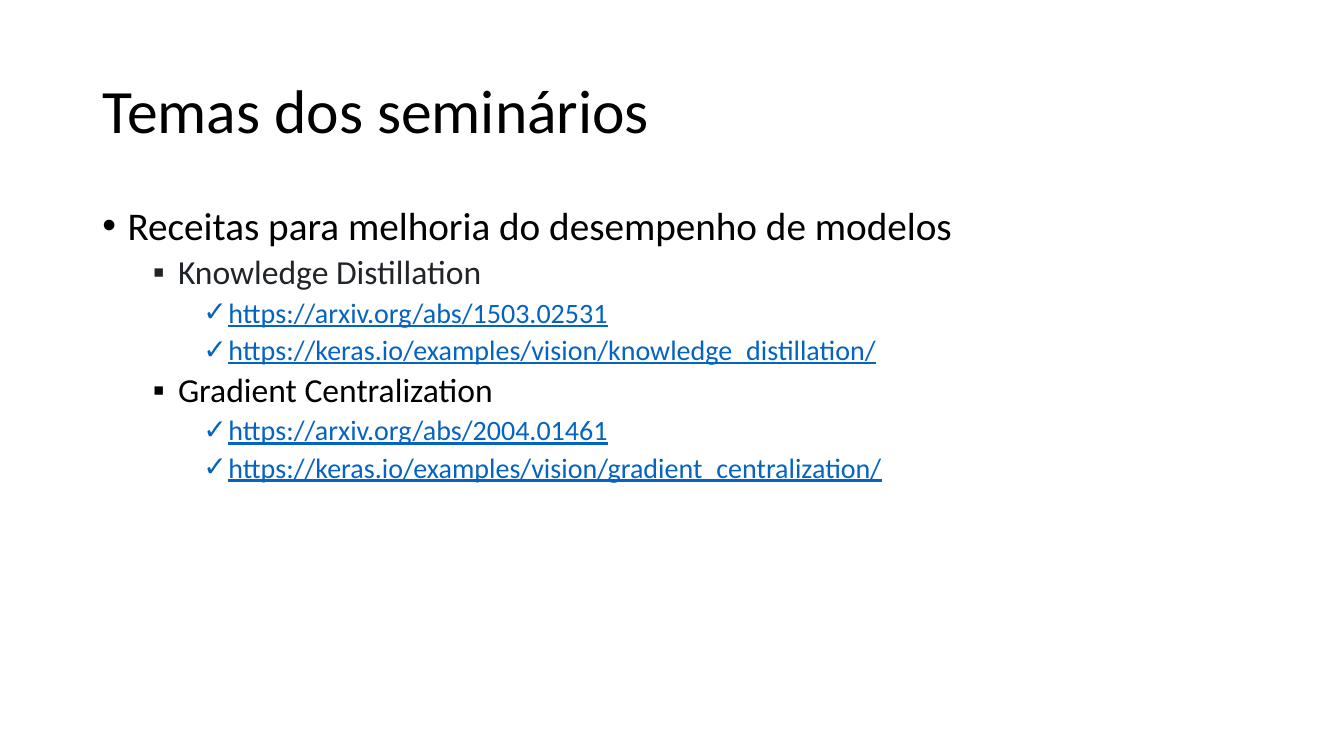
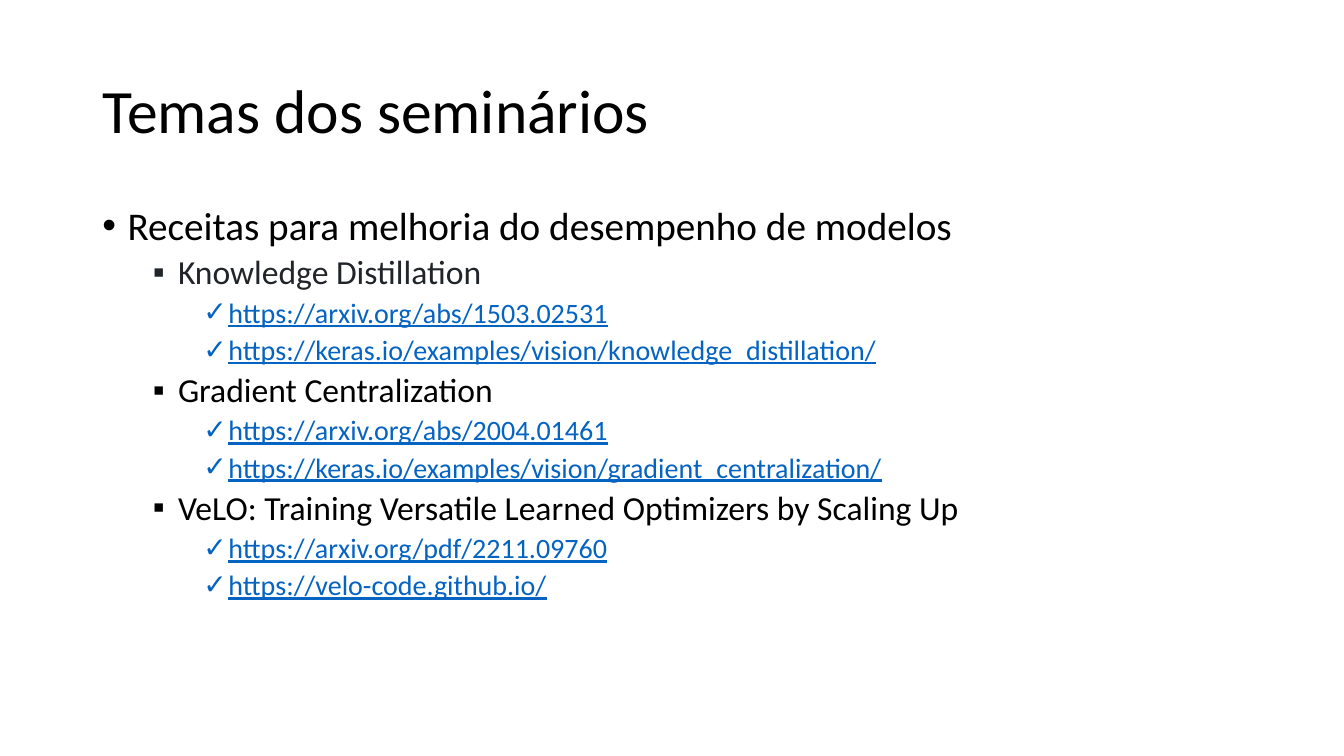
Before and after one commit to zz4fap/tp558-adv-ml, a slide deck: slide 20 of slides/TP558_1_Introdução_ao_curso.pptx. Drawn at 1344x756 pixels with LibreOffice and Linux fonts; fonts in the diff are those of the drawing. Boxes give left, top, right and bottom in pixels: in the first picture for what was removed or moved away, otherwise in the second. Text is boxed around its words. In the diff, an @@ line names an element or a change of style, - is before the commit and + after.

Commit message:
update of slides

```diff
--- a/slides/TP558_1_Introdução_ao_curso.pptx
+++ b/slides/TP558_1_Introdução_ao_curso.pptx
@@ text at (178,496,958,600): paragraphs added @@
+  ▪ VeLO: Training Versatile Learned Optimizers by Scaling Up
+    ✓ https://arxiv.org/pdf/2211.09760
+    ✓ https://velo-code.github.io/
```
Also in this commit, not shown: 2 other files.
